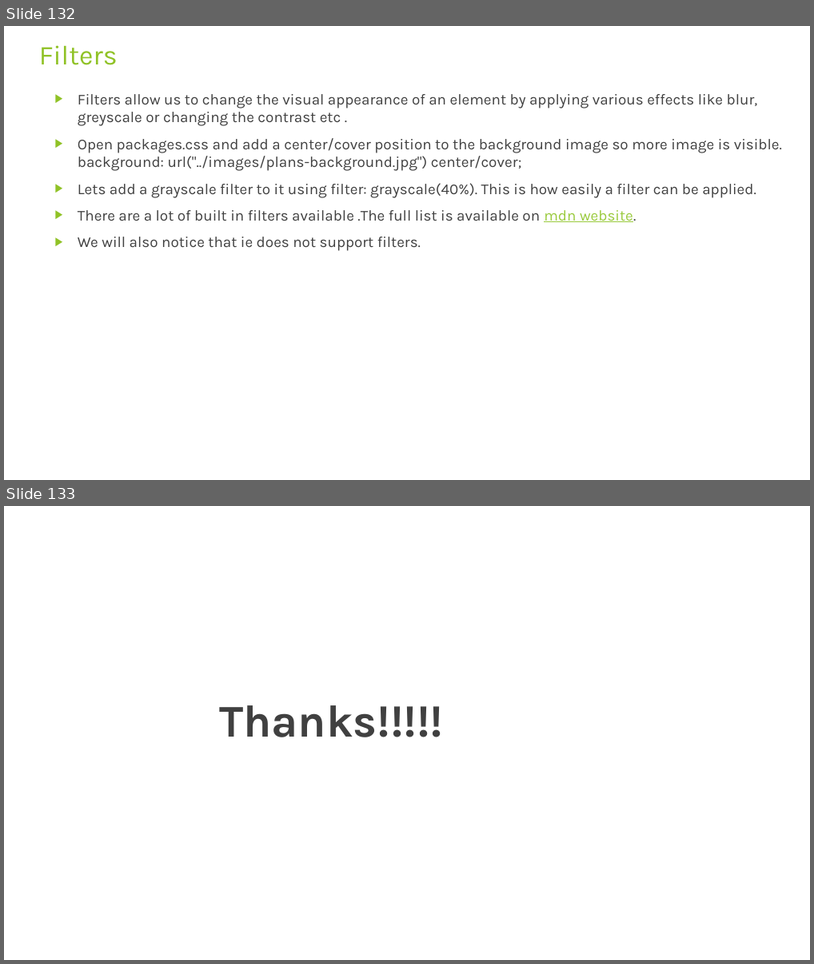
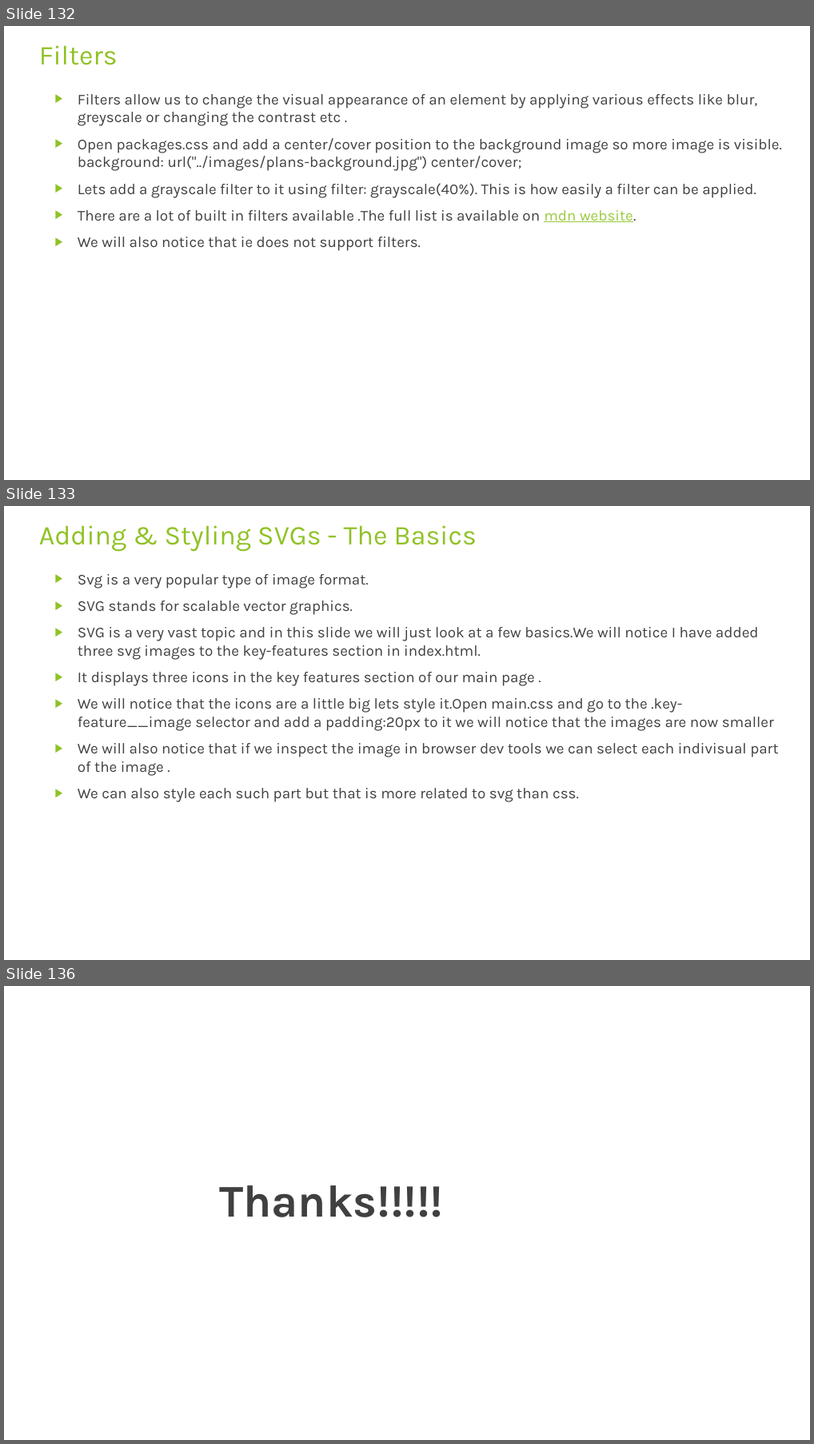
Before and after one commit to rudhrainfogain/CSS, a slide deck: PPT/Css-v7.pptx. Shown one above the other, each under a label of ours: slides 132 and 133 before the commit, slides 132, 133 and 136 after it; the slides between them are not shown. The pictures are 814x964 and 814x1444 pixels, drawn with LibreOffice and Linux fonts; fonts in the diff are those of the drawing. Boxes give left, top, right and bottom in pixels: in the first picture for what was removed or moved away, otherwise in the second. Text is boxed around its words. In the diff, an @@ line names an element or a change of style, - is before the commit and + after.

```diff
--- a/PPT/Css-v7.pptx
+++ b/PPT/Css-v7.pptx
@@ slide 133 added at [4,506,810,960], background #FFFFFF @@
@@ title added at [39,525,477,552], 32.4 pt, text #90C226 @@
+Adding & Styling SVGs - The Basics
@@ text added at [78,574,778,802], 18 pt, text #404040 @@
+▶ Svg is a very popular type of image format.
+▶ SVG stands for scalable vector graphics.
+▶ SVG is a very vast topic and in this slide we will just look at a few basics.We will notice I have added three svg images to the key-features section in index.html.
+▶ It displays three icons in the key features section of our main page .
+▶ We will notice that the icons are a little big lets style it.Open main.css and go to the .key-feature__image selector and add a padding:20px to it we will notice that the images are now smaller
+▶ We will also notice that if we inspect the image in browser dev tools we can select each indivisual part of the image .
+▶ We can also style each such part but that is more related to svg than css.
@@ what was slide 133 is now slide 136 @@
```
Also in this commit, not shown: 2 other slides added, 2 other files.
